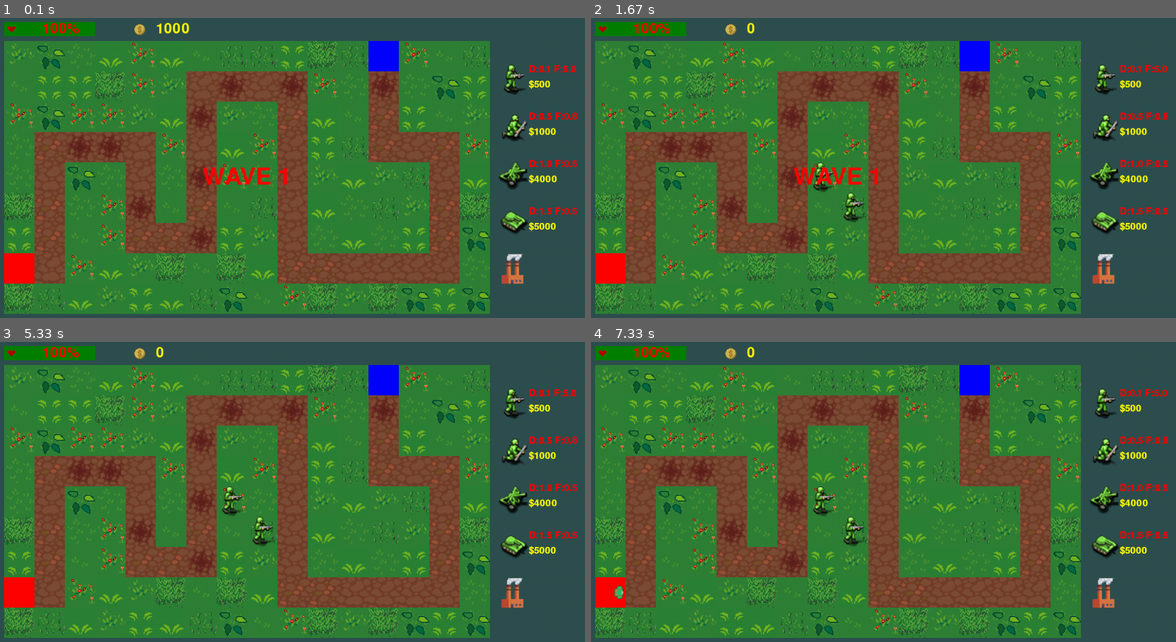
Above: before the commit, frames 1-4 (two rows, left to right).
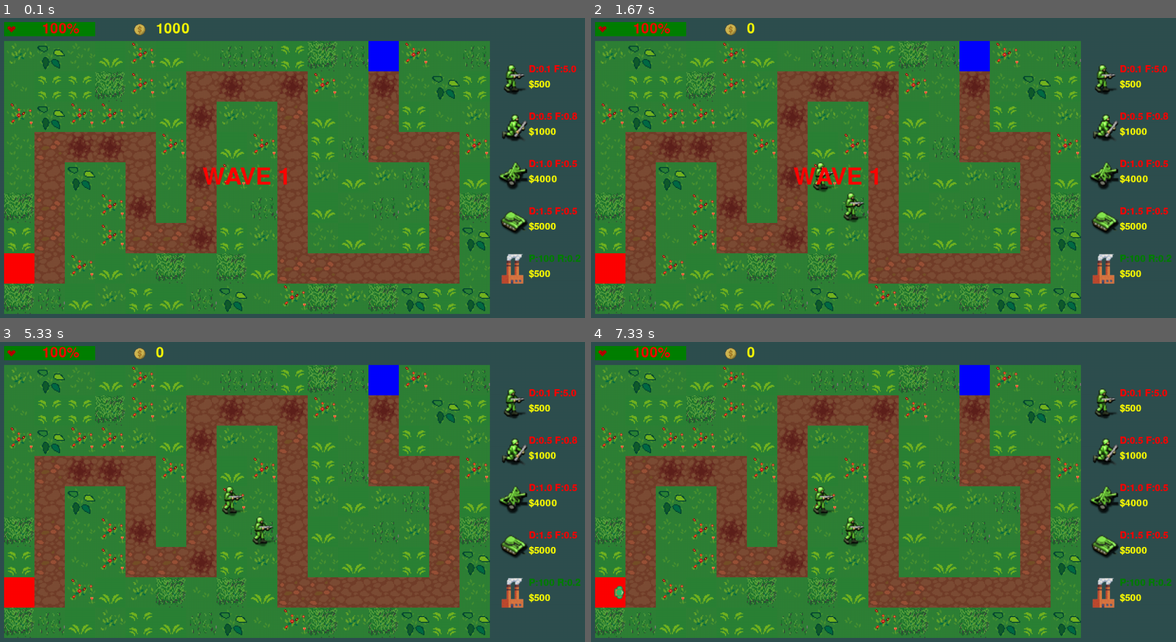
Above: after the commit, the same moments.

Repository: Eric-Guerra-Ribeiro/veik-defense
Game: pygame game, started from main.py
Two runs of this game, one before a commit and one after it. Both use one fixed random seed, a clock stepped at 60 frames per second and the inputs below.
Inputs (mouse positions are in pixels of both pictures, inside the frame that each line leads up to):
- Up to frame 1 (0.1 s): no input
- Up to frame 2 (1.67 s): click (860, 204) at 0.38 s; click "WAVE 1" at 0.72 s
- Up to frame 3 (5.33 s): no input
- Up to frame 4 (7.33 s): no input

The runs differ from the first frame. In frame 1, 0.2% of the frame differs, in the area x 90-100%, y 78-87%; in frame 2, 0.2%; in frame 3, 0.2%; in frame 4, 0.2%.

Commit message:
adding text to factory in gui

Diff:
--- a/art.py
+++ b/art.py
@@ -222,6 +222,9 @@
     regular_font = pygame.font.Font('freesansbold.ttf', 20)
     if type == enums.ResourceFactory.COAL_FACTORY:
         img.blit(pygame.image.load("sprites/general/factory.png"), (0, 0))
+
+        text1 = regular_font.render("P:" + f"{int(cls.production_profit)}" + " R:" + f"{cls.production_rate * pgc.FREQUENCY:.1f}", True, pgc.GREEN)
+        text2 = regular_font.render("$" + str(cls.price), True, pgc.YELLOW)
     else :
         if type == enums.Tower.MACHINE_GUN_LVL1:
             img.blit(pygame.image.load("sprites/tower/machinegun0.png"), (0, 0))
@@ -231,9 +234,9 @@
             img.blit(pygame.image.load("sprites/tower/missile0.png"), (0, 0))
         elif type == enums.Tower.ANTI_TANK_LVL1:
             img.blit(pygame.image.load("sprites/tower/antitank0.png"), (0, 0))
-        text1 = regular_font.render("D:" + f"{cls.dmg:.1f}" + " F:" + f"{cls.fire_rate * 60:.1f}", True, pgc.RED)
+        text1 = regular_font.render("D:" + f"{cls.dmg:.1f}" + " F:" + f"{cls.fire_rate * pgc.FREQUENCY:.1f}", True, pgc.RED)
         text2 = regular_font.render("$" + str(cls.price), True, pgc.YELLOW)
 
-        img.blit(text1, (pgc.GRID_SIZE, 0))
-        img.blit(text2, (pgc.GRID_SIZE, pgc.GRID_SIZE / 2))
+    img.blit(text1, (pgc.GRID_SIZE, 0))
+    img.blit(text2, (pgc.GRID_SIZE, pgc.GRID_SIZE / 2))
     return img
--- a/inputs.py
+++ b/inputs.py
@@ -2,7 +2,8 @@
 from art import create_surface
 
 import enums
-from tower import AntiTankLvl1, CannonLvl1, CoalFactory, MachineGunLvl1, MissileLvl1
+from tower import AntiTankLvl1, CannonLvl1, MachineGunLvl1, MissileLvl1
+from resourceFactory import CoalFactory
 import utils
 import gameconstants as gc
 import pygameconstants as pgc
--- a/resourceFactory.py
+++ b/resourceFactory.py
@@ -42,12 +42,12 @@
     """
 
     price = gc.BASE_PRICE
+    production_profit = gc.BASE_PRODUCTION_PROFIT
+    production_rate = gc.BASE_PRODUCTION_RATE
 
     def __init__(self, bf_map, pos):
         super().__init__(bf_map, pos)
         self.pos = pos
-        self.production_rate = gc.BASE_PRODUCTION_RATE
-        self.production_profit = gc.BASE_PRODUCTION_PROFIT
         self.factory_type = enums.ResourceFactory.COAL_FACTORY
         self.update_price = 5 * gc.BASE_PRICE
 
@@ -56,9 +56,11 @@
     Nuclear Plant resource generation: update of Coal Factory.
     """
 
+    production_profit = 3 * gc.BASE_PRODUCTION_PROFIT
+    production_rate = gc.BASE_PRODUCTION_RATE
+
     def __init__(self, bf_map, pos):
         super().__init__(bf_map, pos)
         self.pos = pos
         self.production_rate = gc.BASE_PRODUCTION_RATE
-        self.production_profit = 3 * gc.BASE_PRODUCTION_PROFIT
         self.factory_type = enums.ResourceFactory.NUCLEAR_PLANT
--- a/tower.py
+++ b/tower.py
@@ -222,29 +222,3 @@
         self.tower_type = enums.Tower.MISSILE_LVL2
         self.cant_shoot.append(enums.Unit.INFANTRY)
         self.cant_shoot.append(enums.Unit.ARMORED)
-
-
-class CoalFactory(Tower):
-    """
-    Coal Factory resource generation.
-    """
-
-    price = gc.BASE_PRICE
-
-    def __init__(self, bf_map, pos):
-        super().__init__(bf_map, pos)
-        self.pos = pos
-        self.tower_type = enums.Tower.COAL_FACTORY
-
-
-class NuclearPlant(Tower):
-    """
-    Nuclear Plant resource generation.
-    """
-
-    price = gc.BASE_PRICE * 5
-
-    def __init__(self, bf_map, pos):
-        super().__init__(bf_map, pos)
-        self.pos = pos
-        self.tower_type = enums.Tower.NUCLEAR_PLANT
